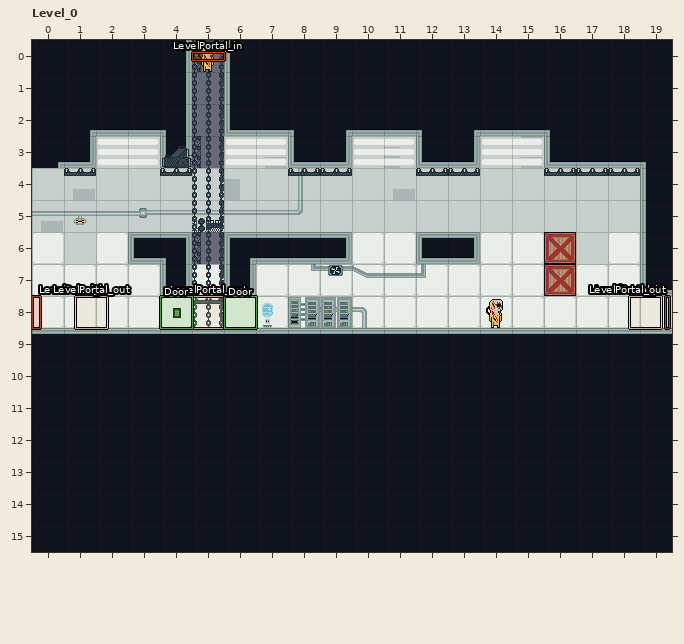
Two states of a LDtk project, res/level/TestLevel.ldtk. The picture above was drawn from the file before the commit.
Cells are 32x32 px. Shown: Level_0 x 0..19, y 0..15. The commit also changed other parts of the map, which this record leaves out.
The same view after the edit:
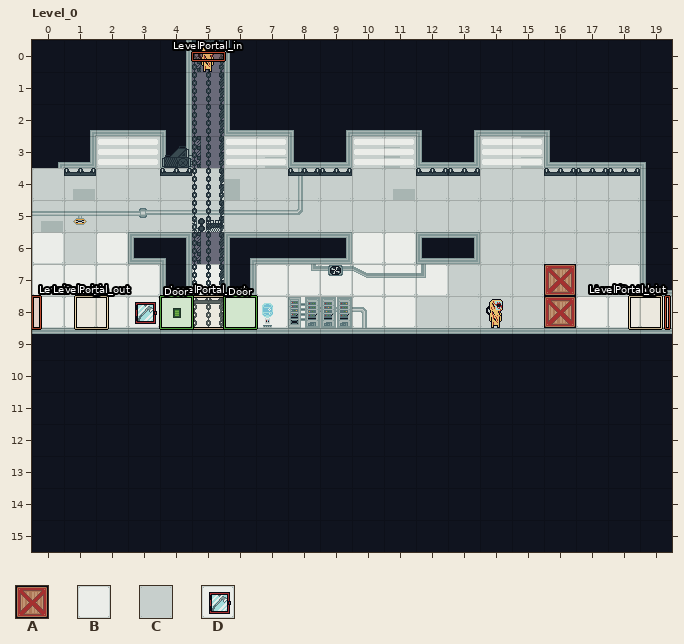
Key: from "Mothman": A 19, B 92, C 130, D 92 under 292.
_ is an empty cell.
Objects are placed by their top-left corner, in cells (3,4 is the top-left corner of cell 3,4); size is 1x1 cell unless given.
Tiles replaced or removed in this view: B.
What changed:
Changed rows in their new state; . is an unchanged cell.
Layer "Decoration":
first column x 3:
 6 ...........CC..C
 7 ..........CCC.C.
 8 D........CCCC...
Layer "Entities":
added: A "WoodCrate" at 16,8
removed: A "WoodCrate" at 16,6
